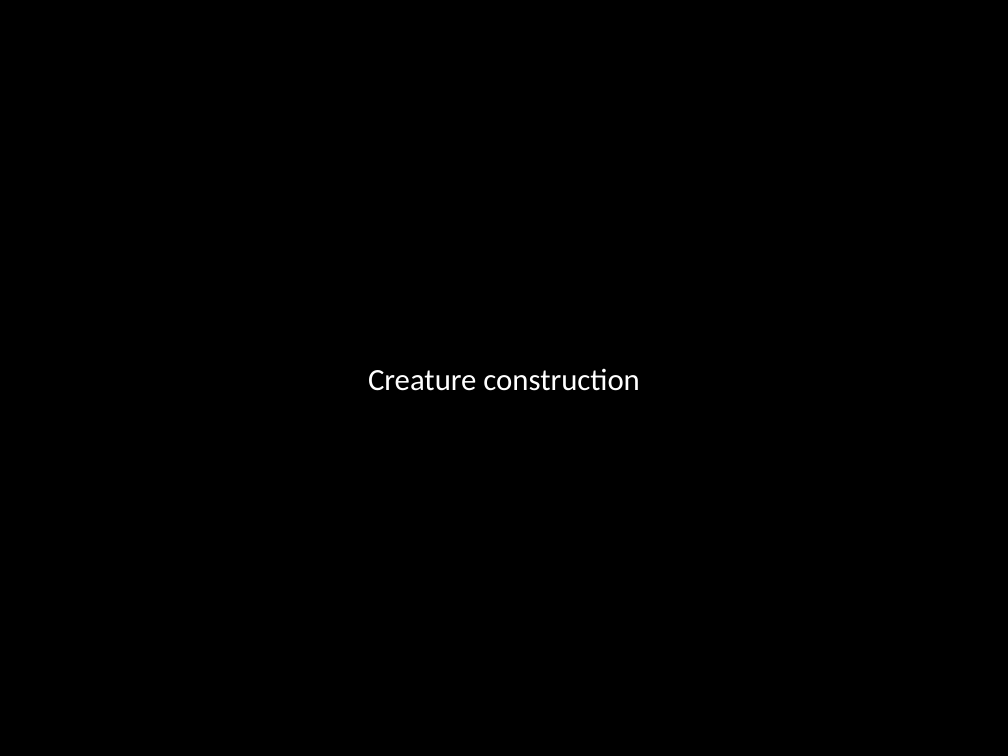
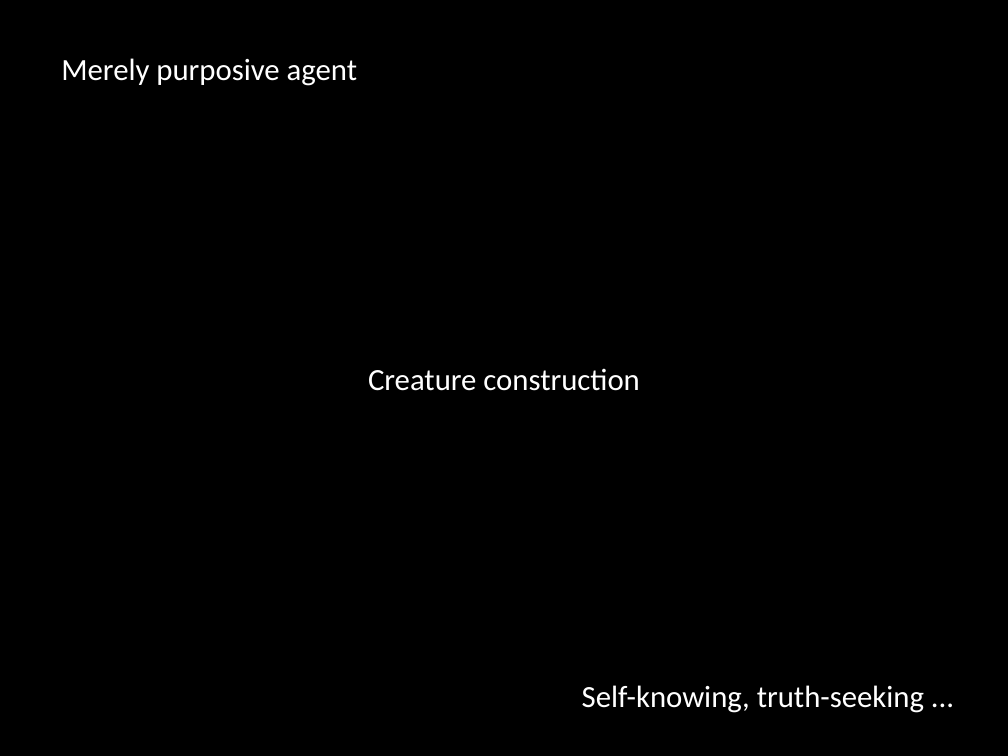
Before and after one commit to butterfill/lecture_mindreading_joint_action_philosophical_tools, a slide deck: slide 29 of lecture 02 what are mental states/lecture02.what are mental states.ppt.pptx. Drawn at 1008x756 pixels with LibreOffice and Linux fonts; fonts in the diff are those of the drawing. Boxes give left, top, right and bottom in pixels: in the first picture for what was removed or moved away, otherwise in the second. Text is boxed around its words. In the diff, an @@ line names an element or a change of style, - is before the commit and + after.

Commit message:
lecture 02

```diff
--- a/lecture 02 what are mental states/lecture02.what are mental states.ppt.pptx
+++ b/lecture 02 what are mental states/lecture02.what are mental states.ppt.pptx
@@ text added at [61,58,357,86], 22 pt, text #FFFFFF @@
+Merely purposive agent
@@ text added at [582,685,924,713], 22 pt, text #FFFFFF @@
+Self-knowing, truth-seeking ...
```
Also in this commit, not shown: 15 slides added, 8 other files.
